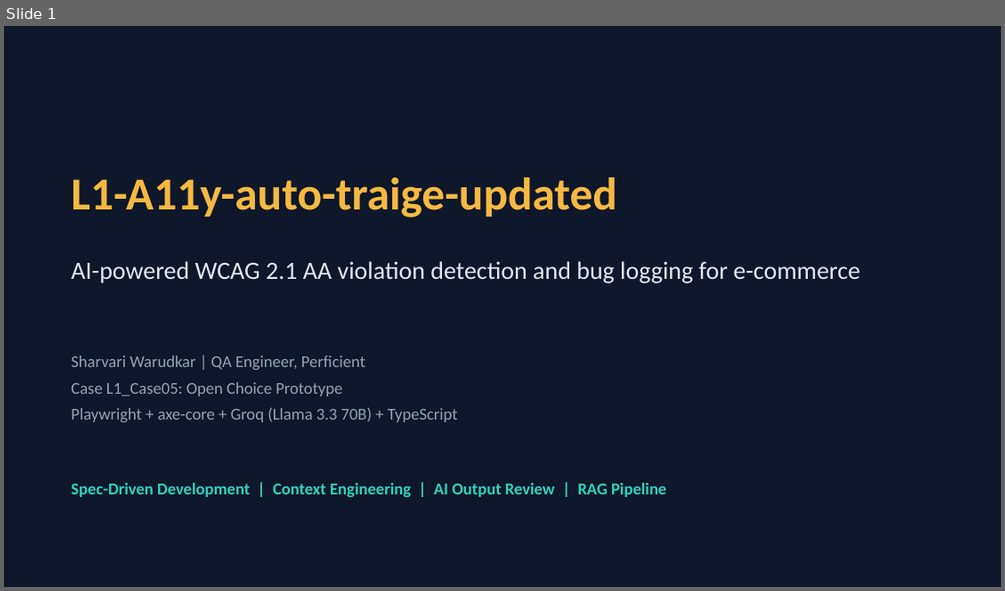
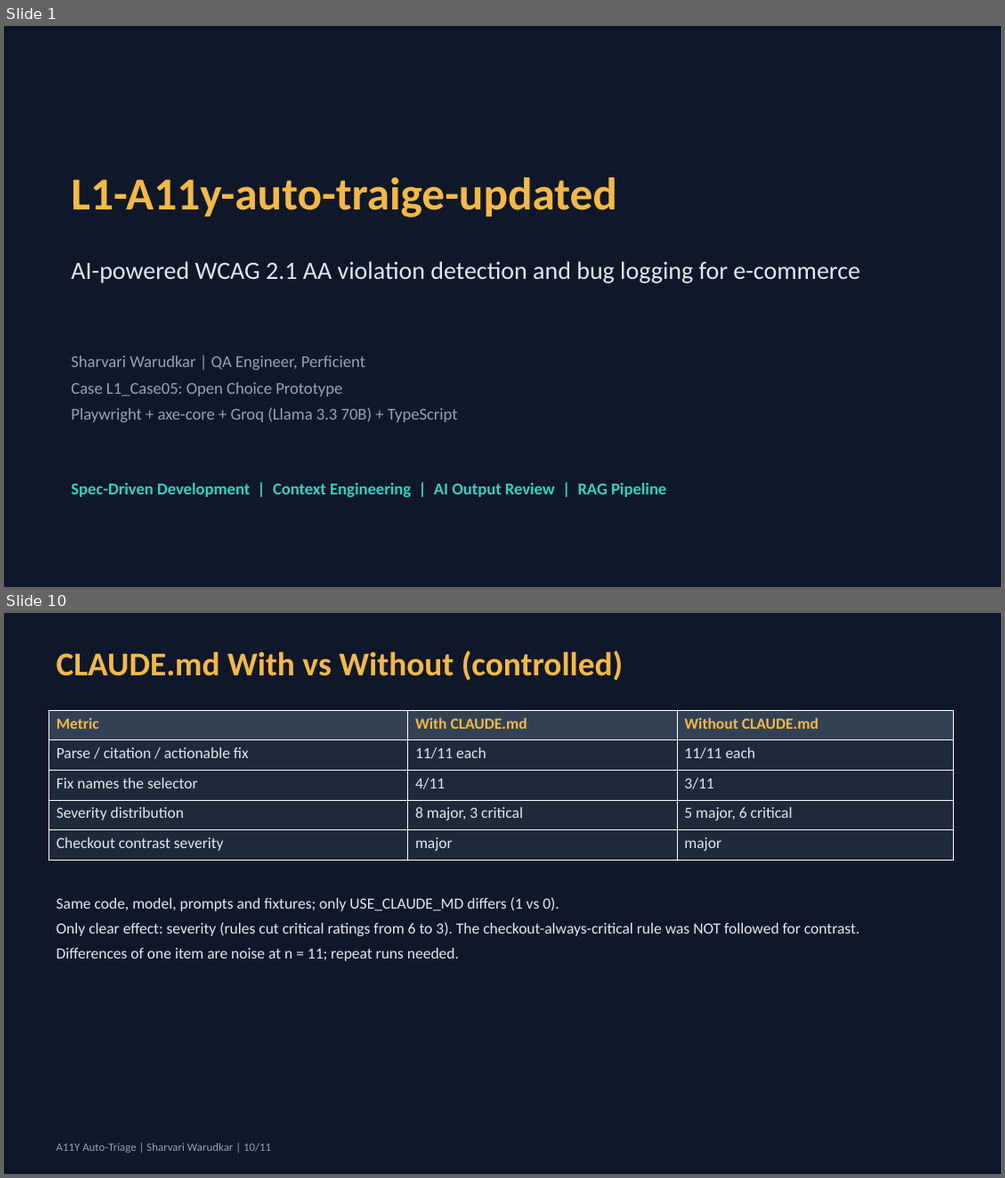
Before and after one commit to Sharvari-Warudkar/a11y-auto-triage, a slide deck: evidence/L1-a11y-auto-traige-presentation.pptx. Shown one above the other, each under a label of ours: slide 1 before the commit, slides 1 and 10 after it; the slides between them are not shown. The pictures are 1005x591 and 1005x1178 pixels, drawn with LibreOffice and Linux fonts; fonts in the diff are those of the drawing. Boxes give left, top, right and bottom in pixels: in the first picture for what was removed or moved away, otherwise in the second. Text is boxed around its words. In the diff, an @@ line names an element or a change of style, - is before the commit and + after.

```diff
--- a/evidence/L1-a11y-auto-traige-presentation.pptx
+++ b/evidence/L1-a11y-auto-traige-presentation.pptx
@@ slide 10 added at [4,613,1001,1174], background #0F172A @@
@@ text added at [57,650,623,681], 32 pt, text #F5B942, bold @@
+CLAUDE.md With vs Without (controlled)
@@ table added at [48,710,954,860], 5 rows, 3 columns @@
+Metric | With CLAUDE.md | Without CLAUDE.md
+Parse / citation / actionable fix | 11/11 each | 11/11 each
+Fix names the selector | 4/11 | 3/11
+Severity distribution | 8 major, 3 critical | 5 major, 6 critical
+Checkout contrast severity | major | major
@@ text added at [57,897,859,961], 15 pt, text #E2E8F0 @@
+Same code, model, prompts and fixtures; only USE_CLAUDE_MD differs (1 vs 0).
+Only clear effect: severity (rules cut critical ratings from 6 to 3). The checkout-always-critical rule was NOT followed for contrast.
+Differences of one item are noise at n = 11; repeat runs needed.
@@ text added at [57,1143,271,1152], 11 pt, text #94A3B8 @@
+A11Y Auto-Triage | Sharvari Warudkar | 10/11
```
Also in this commit, not shown: 8 slides changed, 1 other slide added, 29 other files.
